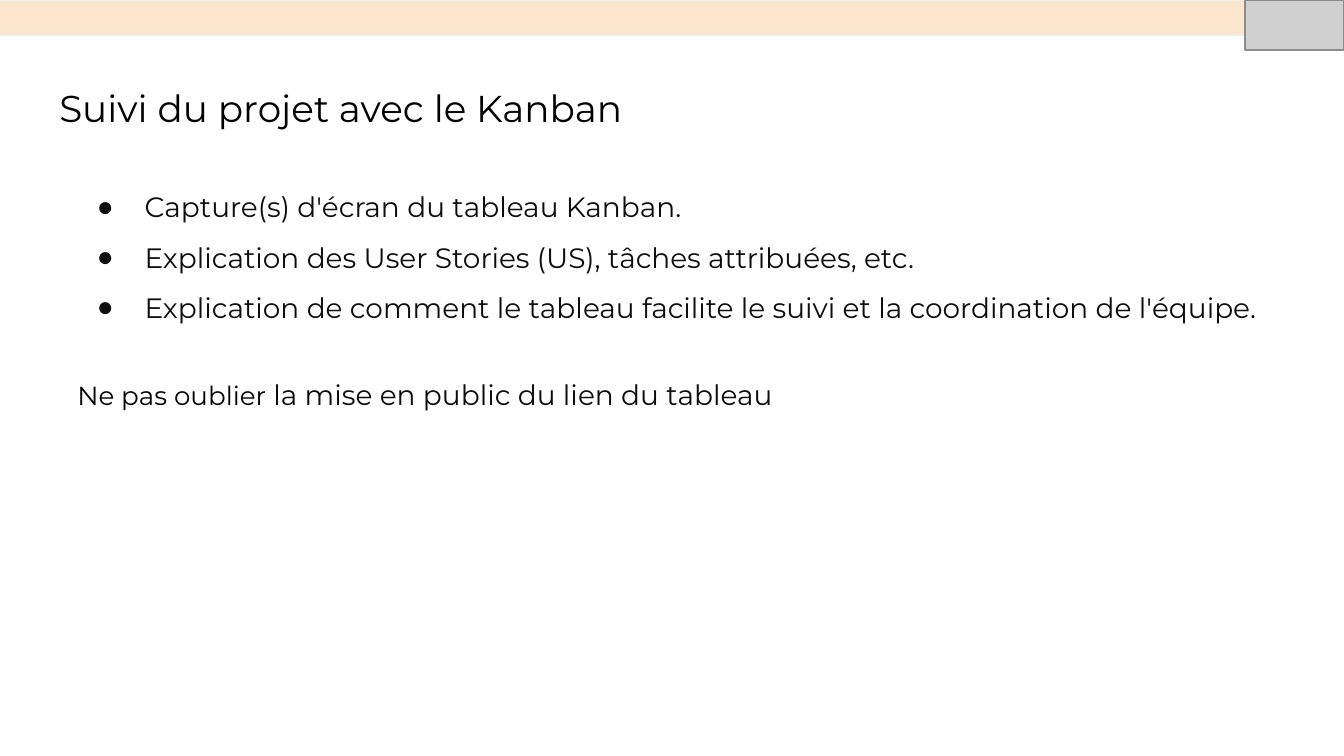
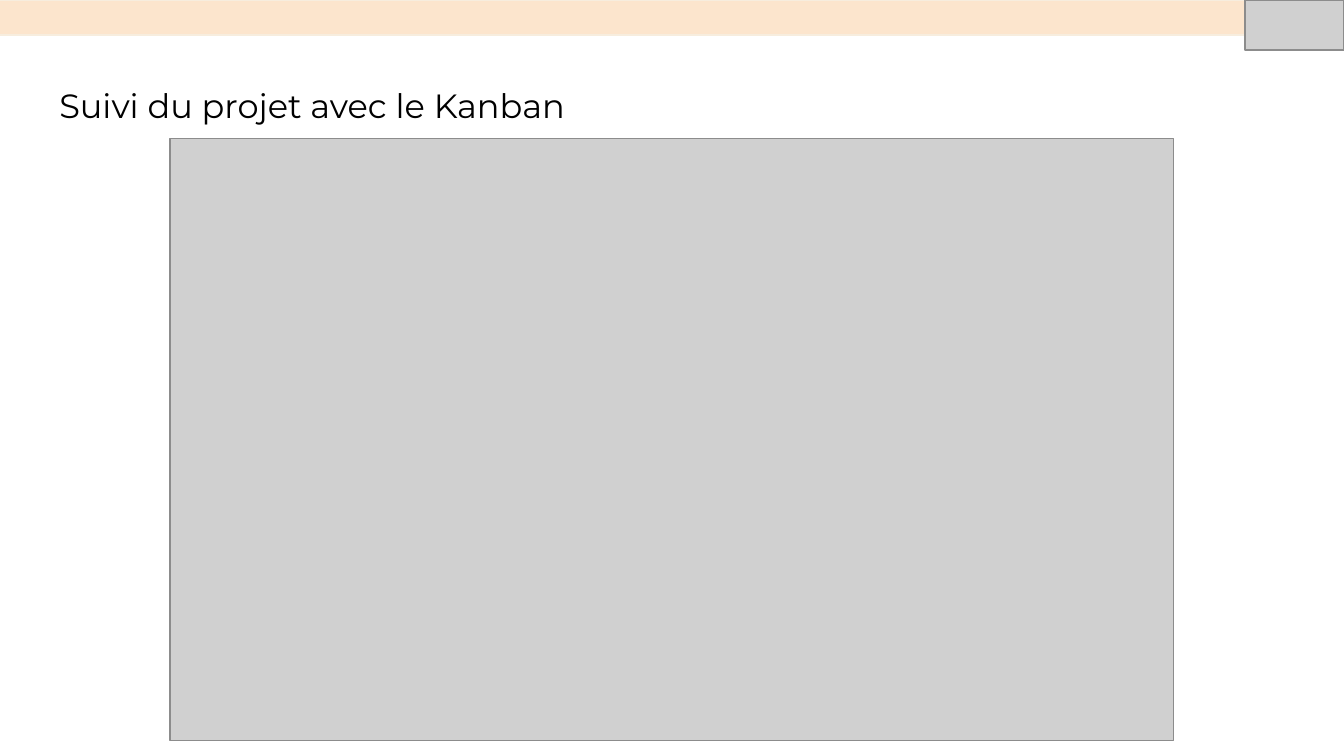
Before and after one commit to sunny-biard/MenuMaker, a slide deck: slide 11 of BIARD_Sunny_4_presentation_052024.pptx (slide 6 before the commit). Drawn at 1344x756 pixels with LibreOffice and Linux fonts; fonts in the diff are those of the drawing; grey boxes stand for pictures. Boxes give left, top, right and bottom in pixels: in the first picture for what was removed or moved away, otherwise in the second. Text is boxed around its words. In the diff, an @@ line names an element or a change of style, - is before the commit and + after.

```diff
--- a/BIARD_Sunny_4_presentation_052024.pptx
+++ b/BIARD_Sunny_4_presentation_052024.pptx
@@ title "Suivi du projet avec le ..." at box(59, 93, 565, 125): size 20 to 18 pt @@
@@ picture added at box(171, 138, 1175, 741) @@
@@ text removed at box(77, 196, 1256, 411) @@
-● Capture(s) d'écran du tableau Kanban.
-● Explication des User Stories (US), tâches attribuées, etc.
-● Explication de comment le tableau facilite le suivi et la coordination de l'équipe.
-Ne pas oublier la mise en public du lien du tableau
```
Also in this commit, not shown: 6 other slides changed, 7 slides added, 10 other files.
